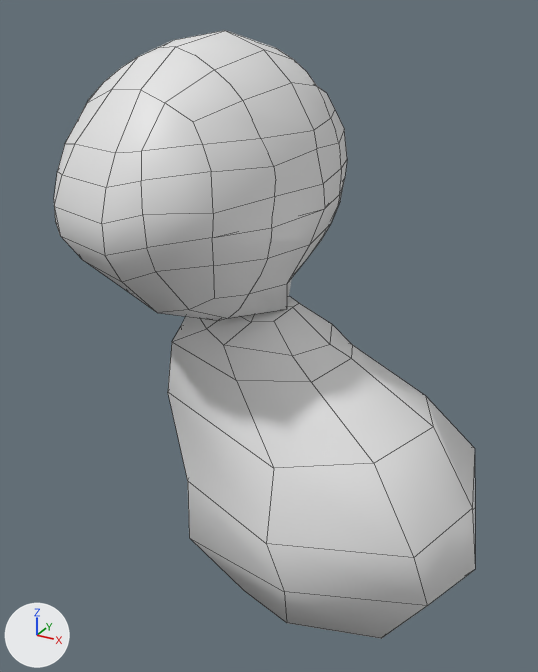
The Blender file Cat.blend: old version first, new version second.
Before and after are seen from a 50 mm camera at (6.53, -14.17, 10.83) aimed at (0.21, -2.68, 5.08). Arrows for +X, +Y and +Z are at lower left; the lights stay in place. The picture after the commit comes second. Mesh edges are drawn as thin lines.

The first picture shows 'body', 'head'.
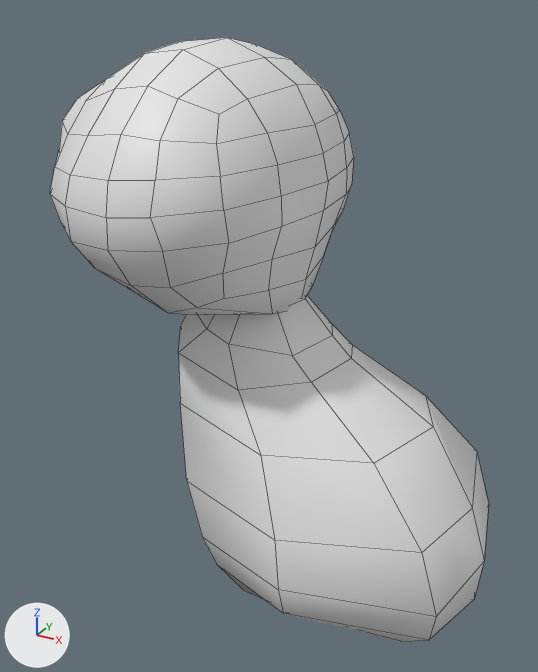
The change, as a list of edits to the scene's bpy script:
```text
Change me_cube_001:
    used by ob_head; location = (-0.43, -2.65, 7.96); scale = (2.99, 2.99, 2.99)
    remove me_cube_001.from_pydata(...)  # 95 vertices, 65 faces; spans x -1.15..0.58, y 0.0..1.06, z -0.84..0.85
    add me_cube_001.from_pydata(...)  # 78 vertices, 68 faces; spans x -1.14..0.56, y 0.0..1.05, z -0.83..0.81
    me_cube_001 part 1: the whole mesh is rebuilt
Change me_cube_005:
    used by ob_body; location = (-0.68, -2.53, 5.21)
    remove me_cube_005.from_pydata(...)  # 37 vertices, 28 faces; spans x -1.28..5.25, y 0.0..2.28, z -5.53..0.5
    add me_cube_005.from_pydata(...)  # 42 vertices, 32 faces; spans x -1.28..5.39, y 0.0..2.42, z -5.74..0.72
    me_cube_005 part 2
    5 faces are deleted
    24 vertices move from x -1.07..5.25, y 0.0..2.28, z -5.53..0.5 to x -1.14..5.39, y 0.0..2.42, z -5.74..0.72
    5 vertices are added at (4.58, 0.0, -5.4), (4.9, 1.6, -4.58), (0.62, 1.82, -4.5), (2.3, 2.15, -4.7), (0.28, 0.0, -4.65)
    9 new faces join them
Change ob_head:
    ob_head.location: (-0.43, -2.65, 7.96) -> (-0.39, -2.54, 7.96)
```

What differs and where, as boxes [x1, y1, x2, y2] in the pictures (538 x 672 px):
'body', reshaped: before [168, 296, 475, 639]; after [178, 296, 488, 642]
'head', reshaped, moved: before [54, 30, 347, 321]; after [50, 37, 354, 315]
